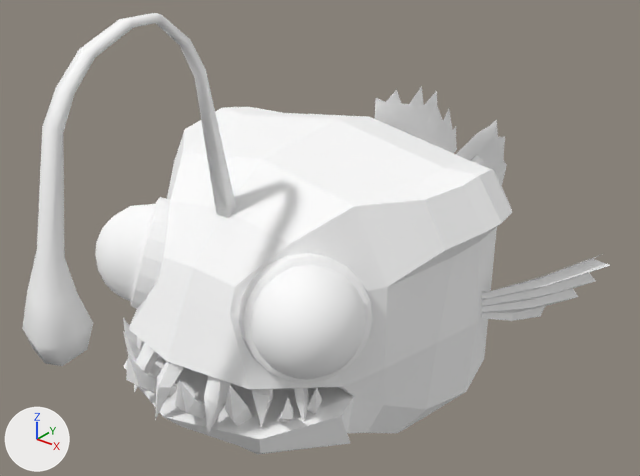
The glTF model frontend/assets/models3d/packs/quaternius-fbx/anglerfish.glb as it was, and as the next commit left it.
Camera for both pictures: a 50 mm camera at (2.06, -2.69, 1.79) aimed at (-0.03, -0.07, 0.16). Arrows for +X, +Y and +Z are at lower left; the lights stay in place. The picture after the commit comes second. Where no turn or scale is listed for an object, it has been applied to the vertices.

Names of what the first picture shows: 'Anglerfish'.
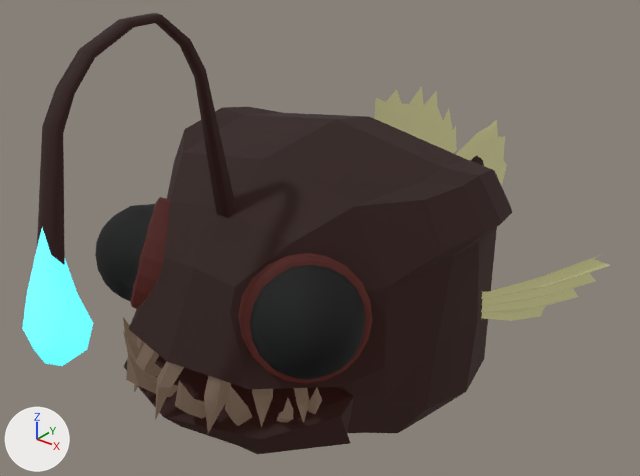
What the commit changed:
Material 'Material_0' (mat_material_0) changes colour from white #ffffff to brown #4f4035; in linear values from (1.0, 1.0, 1.0) to (0.0791, 0.0518, 0.0354).
In material 'Material_0' (mat_material_0), emission_strength is now set to 1.0.
Material 'Material_1' (mat_material_1) changes colour from white #ffffff to yellow #84815d; in linear values from (1.0, 1.0, 1.0) to (0.23, 0.221, 0.11).
In material 'Material_1' (mat_material_1), emission_strength is now set to 1.0.
In material 'Material_1' (mat_material_1), emission_color is now set to (0.23, 0.221, 0.11), yellow #84815d.
Material 'Material_2' (mat_material_2) changes colour from white #ffffff to black #1a0704; in linear values from (1.0, 1.0, 1.0) to (0.0102, 0.00216, 0.00128).
In material 'Material_2' (mat_material_2), emission_strength is now set to 1.0.
In material 'Material_2' (mat_material_2), emission_color is now set to (0.0102, 0.00216, 0.00128), black #1a0704.
Material 'Material_3' (mat_material_3) changes colour from white #ffffff to cyan #60ecff; in linear values from (1.0, 1.0, 1.0) to (0.116, 0.835, 1.0).
In material 'Material_3' (mat_material_3), emission_strength is now set to 1.0.
Material 'Material_4' (mat_material_4) changes colour from white #ffffff to black #030303; in linear values from (1.0, 1.0, 1.0) to (0.000771, 0.000771, 0.000771).
Material 'Material_5' (mat_material_5) changes colour from white #ffffff to dark red #330d08; in linear values from (1.0, 1.0, 1.0) to (0.0332, 0.00408, 0.00228).
In material 'Material_5' (mat_material_5), emission_strength is now set to 1.0.
In material 'Material_5' (mat_material_5), emission_color is now set to (0.0332, 0.00408, 0.00228), dark red #330d08.

Pixel boxes (x1, y1, x2, y2) of what changed, in the pictures (640 x 476 px):
'Anglerfish', recoloured, surface changed (white to brown): (22, 13, 610, 454) in both
